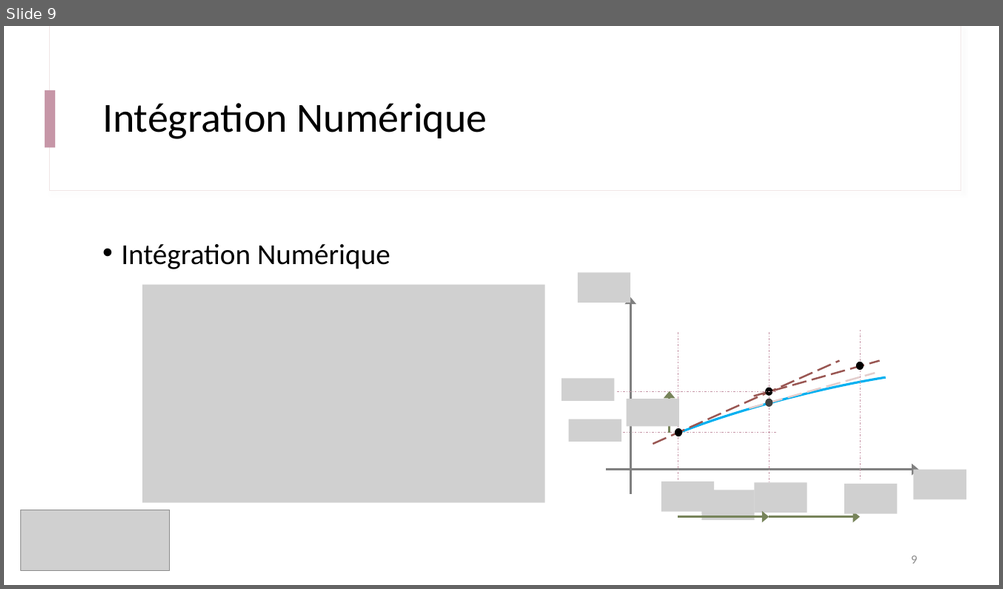
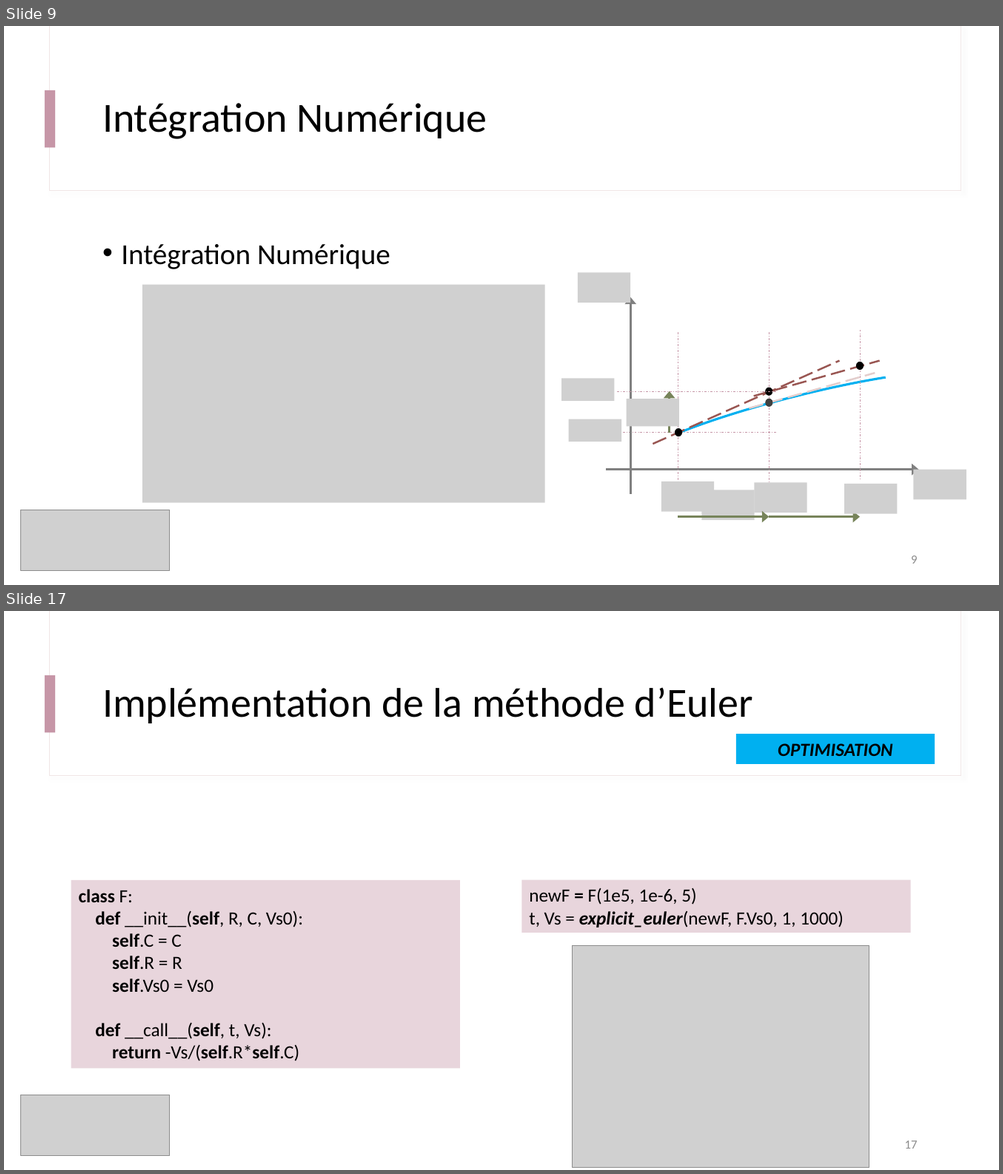
Before and after one commit to IOGS-Digital-Methods/semester-5, a slide deck: s5_outils_numeriques/b1_outils_numeriques/seance2_equation_diff/B1_4_b_Approche_Euler.pptx. Shown one above the other, each under a label of ours: slide 9 before the commit, slides 9 and 17 after it; the slides between them are not shown. The pictures are 1003x589 and 1003x1174 pixels, drawn with LibreOffice and Linux fonts; fonts in the diff are those of the drawing; grey boxes stand for pictures. Boxes give left, top, right and bottom in pixels: in the first picture for what was removed or moved away, otherwise in the second. Text is boxed around its words. In the diff, an @@ line names an element or a change of style, - is before the commit and + after.

Commit message:
Updating Euler Method (part 1)

```diff
--- a/s5_outils_numeriques/b1_outils_numeriques/seance2_equation_diff/B1_4_b_Approche_Euler.pptx
+++ b/s5_outils_numeriques/b1_outils_numeriques/seance2_equation_diff/B1_4_b_Approche_Euler.pptx
@@ slide 17 added at (4, 611, 999, 1170), background #FFFFFF; not listed: 3 template elements that a slide beside it also shows @@
@@ title added at (102, 687, 753, 723), 40 pt, text #000000 @@
+Implémentation de la méthode d’Euler
@@ rectangle added at (736, 734, 934, 764), fill #00B0F0, 18 pt, text #000000, bold, italic @@
+OPTIMISATION
@@ rectangle added at (71, 880, 460, 1068), fill #E8D5DC, 18 pt, text #000000 @@
+class F:
+def __init__(self, R, C, Vs0):
+self.C = C
+self.R = R
+self.Vs0 = Vs0
+def __call__(self, t, Vs):
+return -Vs/(self.R*self.C)
@@ rectangle added at (522, 880, 910, 934), fill #E8D5DC, 18 pt, text #000000 @@
+newF = F(1e5, 1e-6, 5)
+t, Vs = explicit_euler(newF, F.Vs0, 1, 1000)
@@ picture added at (572, 946, 869, 1168) @@
@@ picture added at (20, 1095, 170, 1156) @@
@@ page number added at (905, 1141, 917, 1149), 12 pt, text #8C8C8C @@
+17
```
Also in this commit, not shown: 3 slides changed, 9 other slides added, 2 slides removed, 1 other file.
